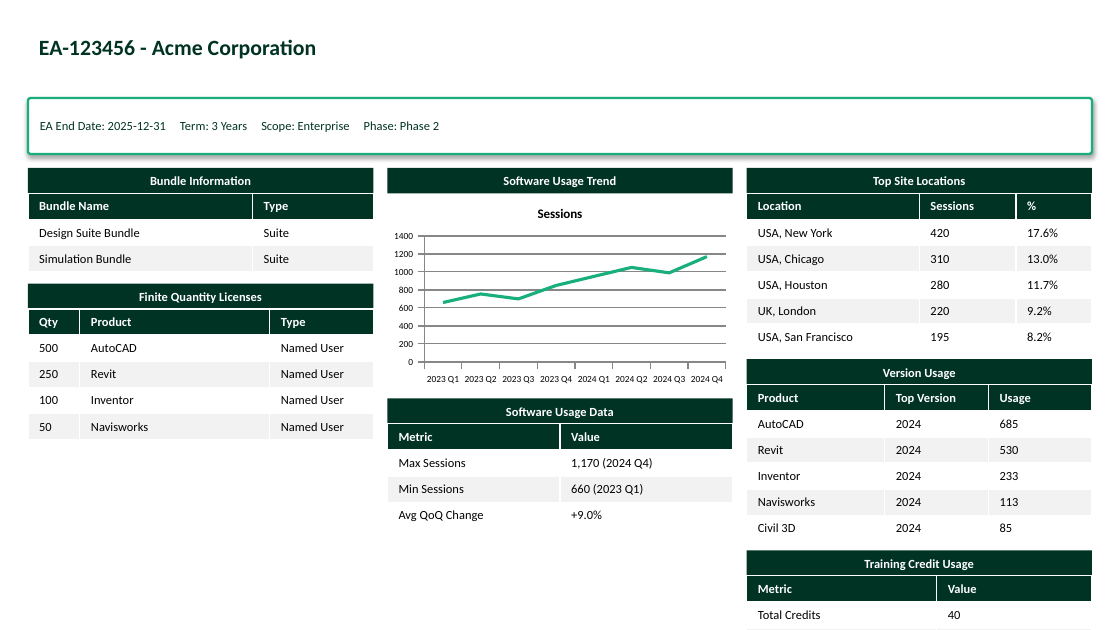
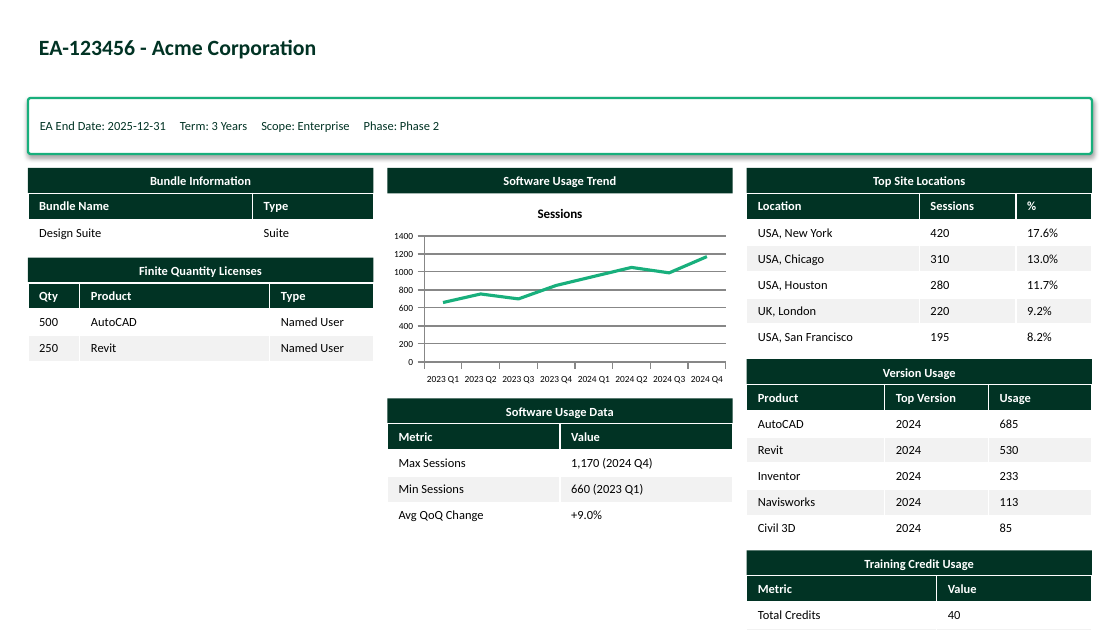
Before and after one commit to ryleyp/CSM_OneSliders, a slide deck: slide 1 of ea-slide-builder/output/EA-123456_Acme_Corporation_summary.pptx. Drawn at 1120x630 pixels with LibreOffice and Linux fonts; fonts in the diff are those of the drawing. Boxes give left, top, right and bottom in pixels: in the first picture for what was removed or moved away, otherwise in the second. Text is boxed around its words. In the diff, an @@ line names an element or a change of style, - is before the commit and + after.

```diff
--- a/ea-slide-builder/output/EA-123456_Acme_Corporation_summary.pptx
+++ b/ea-slide-builder/output/EA-123456_Acme_Corporation_summary.pptx
@@ table at (28,194,373,245) @@
-row 2: Design Suite Bundle | Suite
-row 3: Simulation Bundle | Suite
+row 2: Design Suite | Suite
@@ rectangle "Finite Quantity Licenses": place and size @@
-rectangle "Finite Quantity Licenses" at (28,283,373,309)
+rectangle "Finite Quantity Licenses" at (28,258,373,283)
@@ table at (28,283,374,362) @@
-row 4: 100 | Inventor | Named User
-row 5: 50 | Navisworks | Named User
@@ table: place and size @@
-table at (28,309,374,439)
+table at (28,283,374,362)
```
Also in this commit, not shown: 5 other files.
